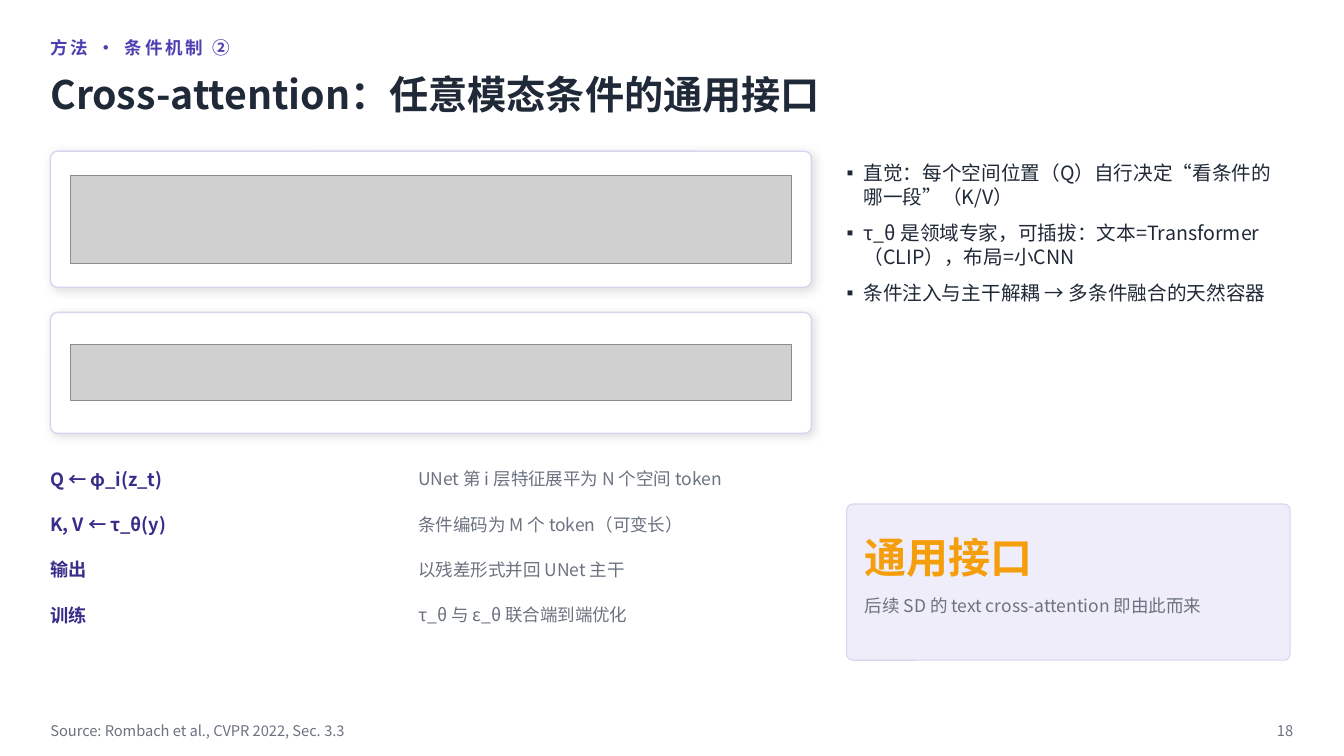
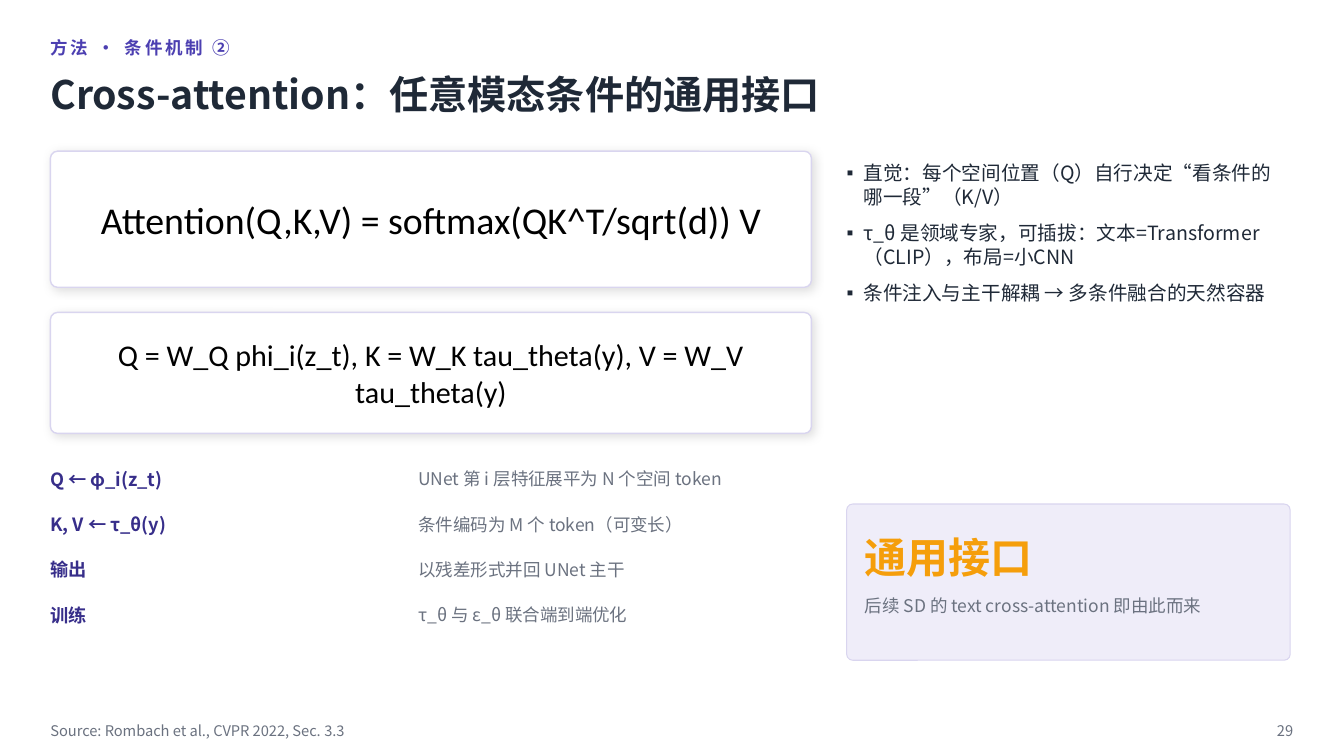
Before and after one commit to Gsheen76/My-Obsidian, a slide deck: slide 29 of 项目/学习项目/研究生阶段/多任务成像/组会汇报/LDM论文组会汇报-2026-09-20.pptx (slide 18 before the commit). Drawn at 1344x756 pixels with LibreOffice and Linux fonts; fonts in the diff are those of the drawing; grey boxes stand for pictures. Boxes give left, top, right and bottom in pixels: in the first picture for what was removed or moved away, otherwise in the second. Text is boxed around its words. In the diff, an @@ line names an element or a change of style, - is before the commit and + after.

```diff
--- a/项目/学习项目/研究生阶段/多任务成像/组会汇报/LDM论文组会汇报-2026-09-20.pptx
+++ b/项目/学习项目/研究生阶段/多任务成像/组会汇报/LDM论文组会汇报-2026-09-20.pptx
@@ picture removed at box(71, 175, 791, 264) @@
@@ text added at box(101, 206, 760, 240), 27 pt, text #000000 @@
+Attention(Q,K,V) = softmax(QK^T/sqrt(d)) V
@@ picture removed at box(71, 345, 791, 401) @@
@@ text added at box(118, 344, 743, 408), 21.5 pt, text #000000 @@
+Q = W_Q phi_i(z_t), K = W_K tau_theta(y), V = W_V tau_theta(y)
@@ text at box(1277, 725, 1293, 736): text changed @@
-18
+29
```
Also in this commit, not shown: 27 other slides changed, 16 slides added, 4 slides removed, 7 other files.
